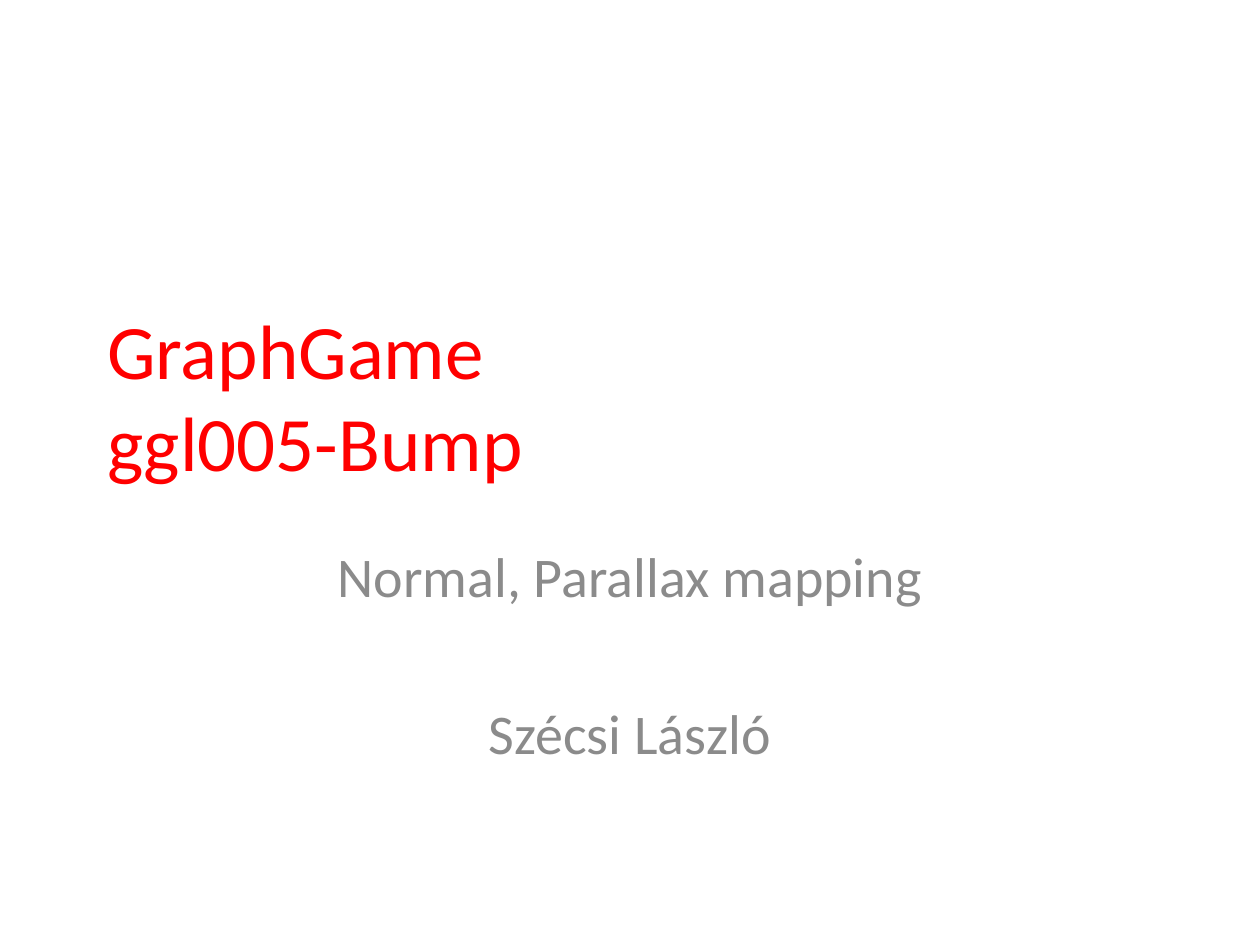
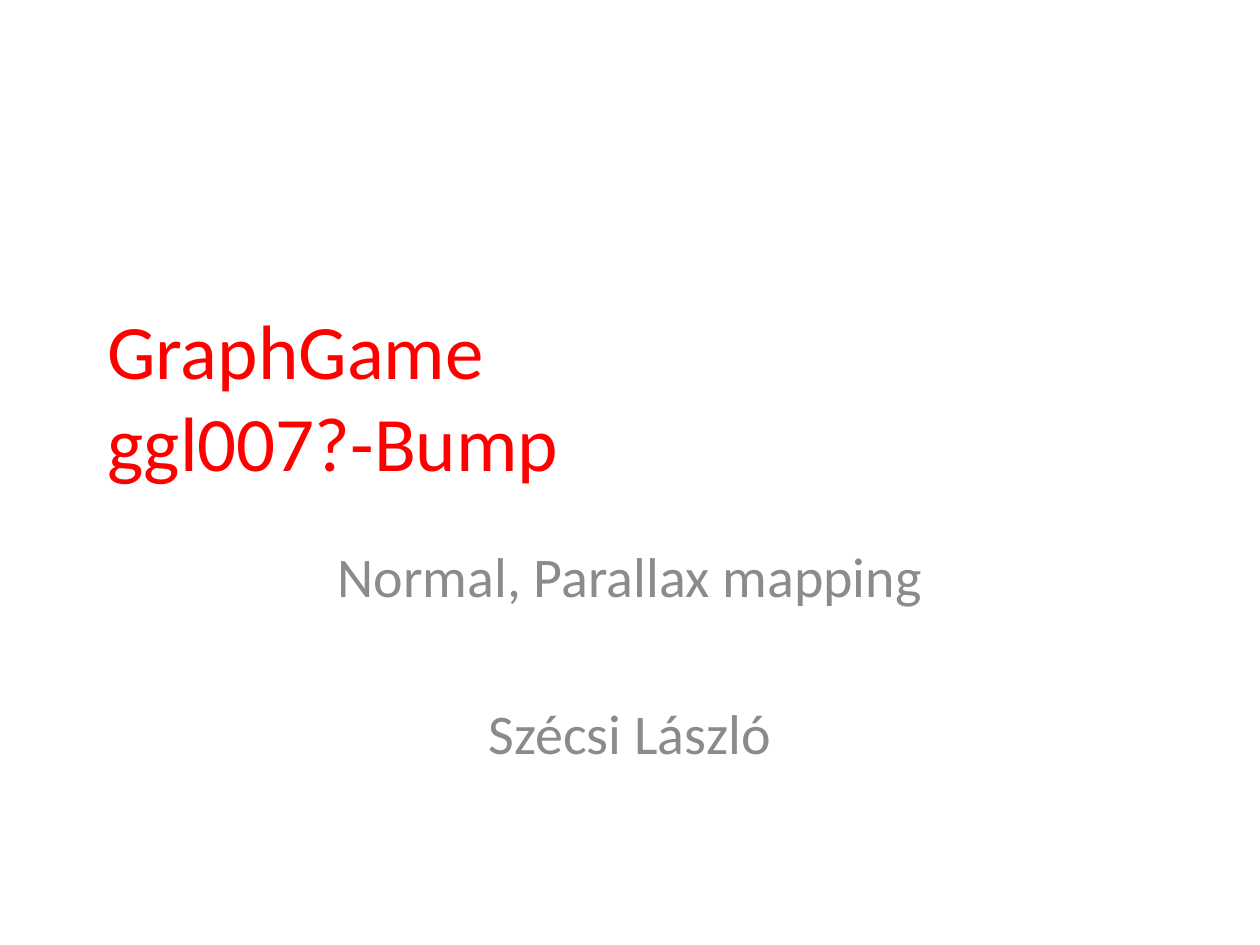
Before and after one commit to tyekx/dx12, a slide deck: slide 1 of Slides/ggl005-Bump.pptx. Drawn at 1260x945 pixels with LibreOffice and Linux fonts; fonts in the diff are those of the drawing; background and template pictures are left out. Boxes give left, top, right and bottom in pixels: in the first picture for what was removed or moved away, otherwise in the second. Text is boxed around its words. In the diff, an @@ line names an element or a change of style, - is before the commit and + after.

```diff
--- a/Slides/ggl005-Bump.pptx
+++ b/Slides/ggl005-Bump.pptx
@@ title at (107, 325, 558, 485): text changed @@
-GraphGame
-ggl005-Bump
+GraphGame
+ggl007?-Bump
```
Also in this commit, not shown: 5 other slides changed, 12 slides added, 21 other files.
